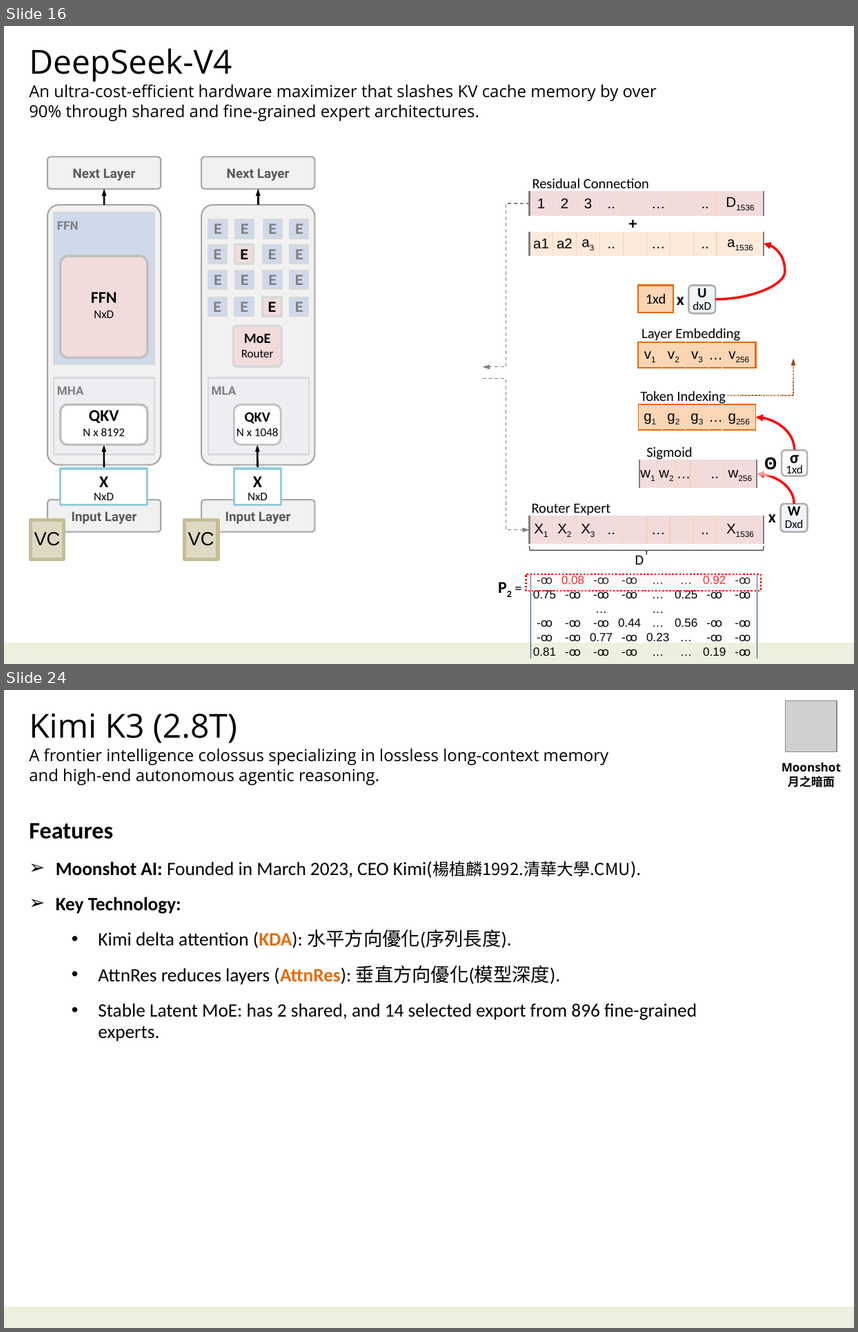
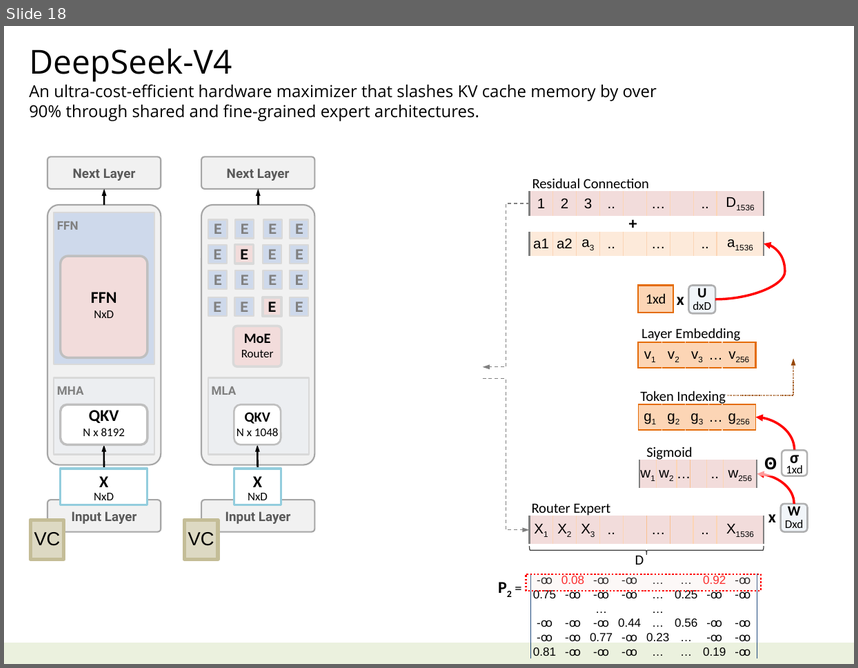
Before and after one commit to navibator/crazy-ai, a slide deck: ai-deepseek.pptx. Shown one above the other, each under a label of ours: slides 16 and 24 before the commit, slide 18 after it; the slides between them are not shown. The pictures are 858x1332 and 858x668 pixels, drawn with LibreOffice and Linux fonts; fonts in the diff are those of the drawing; grey boxes stand for pictures. Boxes give left, top, right and bottom in pixels: in the first picture for what was removed or moved away, otherwise in the second. Text is boxed around its words. In the diff, an @@ line names an element or a change of style, - is before the commit and + after.

Commit message:
create branch for kimi and deepseek

```diff
--- a/ai-deepseek.pptx
+++ b/ai-deepseek.pptx
@@ slide 24 removed at (x1=4, y1=690, x2=854, y2=1328), background #FFFFFF; not listed: 1 template element that a slide beside it also shows @@
@@ picture removed at (x1=785, y1=701, x2=836, y2=752) @@
@@ text removed at (x1=29, y1=713, x2=608, y2=785) @@
-Kimi K3 (2.8T)
-A frontier intelligence colossus specializing in lossless long-context memory and high-end autonomous agentic reasoning.
@@ text removed at (x1=782, y1=762, x2=841, y2=787) @@
-Moonshot
-月之暗面
@@ text removed at (x1=29, y1=822, x2=697, y2=1041) @@
-Features
-➢ Moonshot AI: Founded in March 2023, CEO Kimi(楊植麟1992.清華大學.CMU).
-➢ Key Technology:
-  • Kimi delta attention (KDA): 水平方向優化(序列長度).
-  • AttnRes reduces layers (AttnRes): 垂直方向優化(模型深度).
-  • Stable Latent MoE: has 2 shared, and 14 selected export from 896 fine-grained experts.
@@ what was slide 16 is now slide 18 @@
```
Also in this commit, not shown: 1 slide changed, 9 other slides removed, 1 other file.
